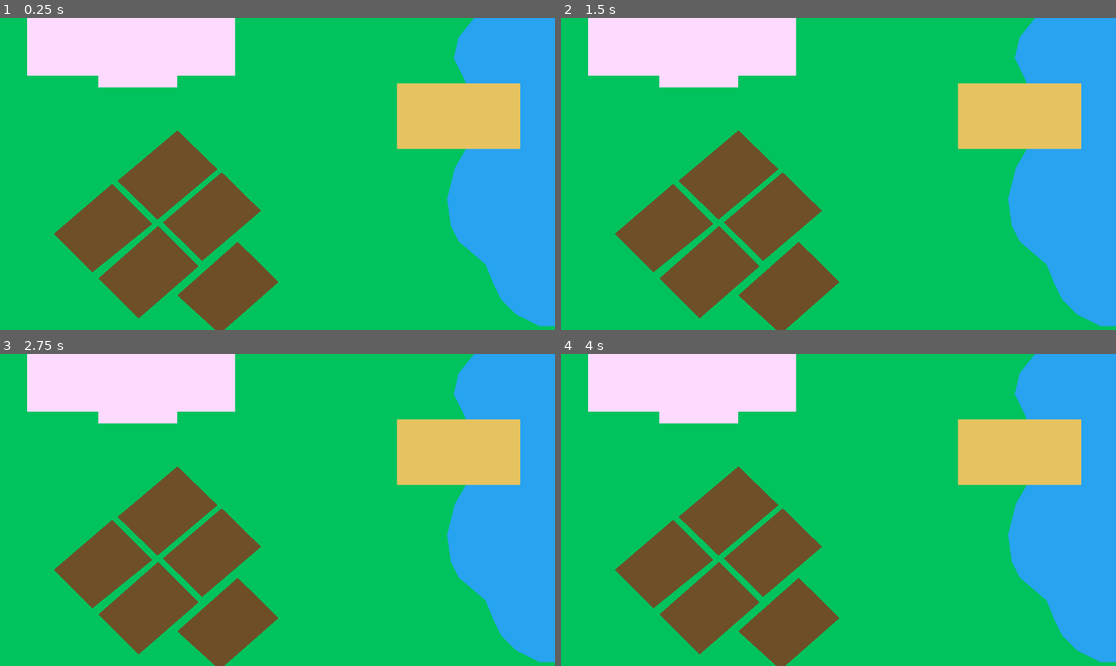
Above: before the commit, frames 1-4 (two rows, left to right).
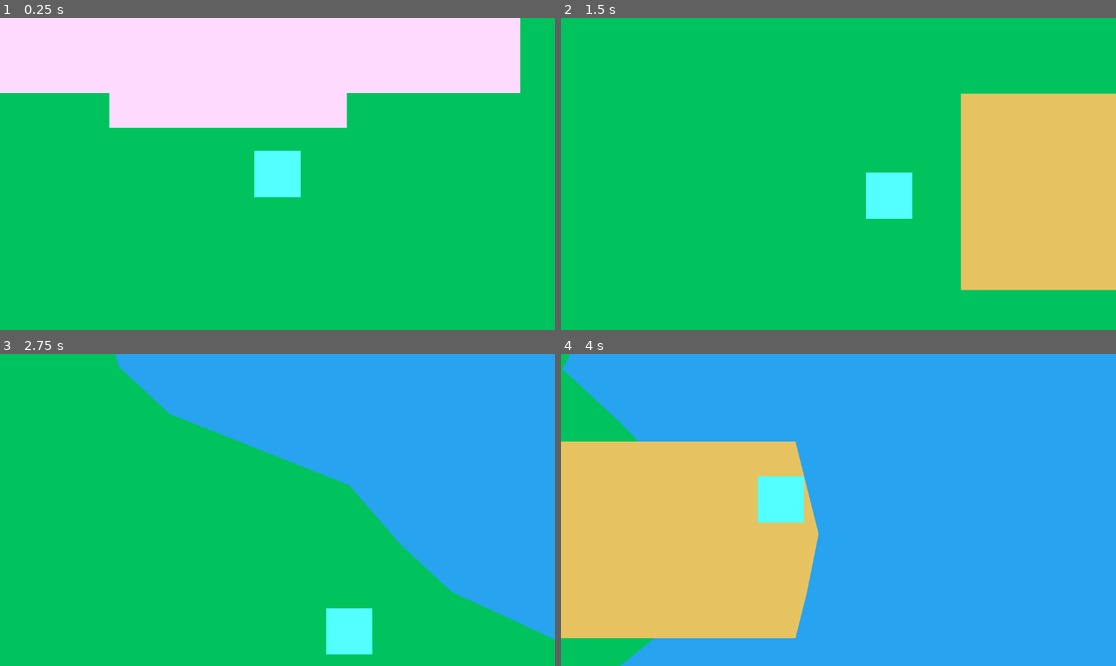
Above: after the commit, the same moments.

Repository: 127333hwy/ONYX-studio
Game: Godot game, scene res://backyard.tscn
The game is run twice, just before and just after one commit, with the same random seed, the same clock (stepped at 60 frames per second) and the same inputs. The project has no main scene, so this scene is started directly.
Inputs:
- Up to frame 1 (0.25 s): no input
- Up to frame 2 (1.5 s): tap Enter at 0.5 s; hold Right (move_right) 0.53-1.28 s; tap E (interact) at 0.6, 1.35 s; hold Down (move_down) from 1.28 s (still down)
- Up to frame 3 (2.75 s): release Down (move_down) at 2.03 s; hold Right (move_right) from 2.03 s (still down); tap E (interact) at 2.1 s
- Up to frame 4 (4 s): release Right (move_right) at 2.78 s; hold W (move_up) 2.78-3.53 s; tap E (interact) at 2.85, 3.6 s; hold Left (move_left) from 3.53 s (still down)

The runs differ from the first frame. In frame 1, 49% of the frame differs, in the area x 0-100%, y 0-100%; in frame 2, 41%; in frame 3, 45%; in frame 4, 84%.

Commit message:
Working on backyard

Diff:
--- /dev/null
+++ b/area_2d 2.gd
@@ -0,0 +1,8 @@
+extends Area2D
+
+@export_file("*.tscn") var prototype_scene: String
+
+func _on_body_entered(body) -> void:
+	print("Entered:",body.name)
+	if body is CharacterBody2D:
+		get_tree().change_scene_to_file("res://prototype.tscn")
--- a/backyard.tscn
+++ b/backyard.tscn
@@ -1,58 +1,133 @@
-[gd_scene format=3 uid="uid://dksw63ymgd5gd"]
+[gd_scene load_steps=6 format=3 uid="uid://dksw63ymgd5gd"]
+
+[ext_resource type="PackedScene" uid="uid://qex813hye4h5" path="res://player.tscn" id="1_apbot"]
+[ext_resource type="Script" path="res://area_2d 2.gd" id="1_e6qmv"]
+
+[sub_resource type="RectangleShape2D" id="RectangleShape2D_w8oy4"]
+size = Vector2(125.408, 25.4285)
+
+[sub_resource type="RectangleShape2D" id="RectangleShape2D_t8xls"]
+size = Vector2(128, 120)
+
+[sub_resource type="RectangleShape2D" id="RectangleShape2D_43wym"]
+size = Vector2(28, 1320)
 
 [node name="Backyard" type="Node2D"]
 
 [node name="Grass" type="Polygon2D" parent="."]
-scale = Vector2(1, 1.03704)
+position = Vector2(-16, -48)
+scale = Vector2(1.23611, 1.11111)
 color = Color(1.06369e-05, 0.766658, 0.367292, 1)
 polygon = PackedVector2Array(0, 0, 1152, 0, 1152, 648, 0, 648)
 
 [node name="Lake" type="Polygon2D" parent="."]
-position = Vector2(-1296, 8)
-scale = Vector2(2.125, 1.54902)
+position = Vector2(-3996.61, 8.2)
+scale = Vector2(4.7054, 1.58775)
 color = Color(0.155834, 0.642, 0.945041, 1)
 polygon = PackedVector2Array(1072.94, -5.16456, 1057.88, 20.6582, 1053.13, 48.9295, 1061.65, 72.3038, 1076.71, 118.785, …(220 unchanged characters)…
 
 [node name="Polygon2D2" type="Polygon2D" parent="."]
-position = Vector2(24.0001, -8)
-scale = Vector2(1, 1.03704)
+position = Vector2(-101, -8)
+scale = Vector2(1.15625, 1.03704)
 color = Color(0.903125, 0.765545, 0.376936, 1)
-polygon = PackedVector2Array(800, 162, 800, 270, 1056, 270, 1056, 138.857, 800, 138.857)
-
-[node name="Land" type="Node" parent="."]
-
-[node name="Polygon2D3" type="Polygon2D" parent="Land"]
-position = Vector2(232, 128)
-scale = Vector2(1.0192, 1.00189)
-color = Color(0.435294, 0.309804, 0.156863, 1)
-polygon = PackedVector2Array(104, 296, 184, 376, 304, 272, 224, 192)
-
-[node name="Polygon2D4" type="Polygon2D" parent="Land"]
-position = Vector2(0, 144)
-scale = Vector2(1.04, 1.04348)
-color = Color(0.435294, 0.309804, 0.156863, 1)
-polygon = PackedVector2Array(107.692, 291.333, 184.615, 368, 304, 272, 224, 192)
-
-[node name="Polygon2D5" type="Polygon2D" parent="Land"]
-position = Vector2(136, 40)
-scale = Vector2(1.03757, 1.00764)
-color = Color(0.435294, 0.309804, 0.156863, 1)
-polygon = PackedVector2Array(104, 296, 184, 376, 304, 272, 224, 192)
-
-[node name="Polygon2D6" type="Polygon2D" parent="Land"]
-position = Vector2(96, 232)
-scale = Vector2(1.04, 1.04348)
-color = Color(0.435294, 0.309804, 0.156863, 1)
-polygon = PackedVector2Array(104, 296, 184, 376, 304, 272, 223.077, 191.667)
-
-[node name="Polygon2D7" type="Polygon2D" parent="Land"]
-position = Vector2(256, 264)
-scale = Vector2(1.05997, 1.04545)
-color = Color(0.434912, 0.308465, 0.155272, 1)
-polygon = PackedVector2Array(105.664, 298.436, 188.685, 374.958, 304, 272, 224, 192)
+polygon = PackedVector2Array(800, 162, 800, 270, 1056, 270, 1062.92, 239.142, 1069.84, 200.571, 1062.63, 168.431, 1056, 138.857, 800, 138.857)
 
 [node name="Resturant" type="Polygon2D" parent="."]
 position = Vector2(-17.7561, 0)
 scale = Vector2(1.31707, 1.03704)
 color = Color(1, 0.854902, 1, 1)
 polygon = PackedVector2Array(56, 15.4286, 56, 115.714, 168, 115.714, 168, 138.857, 292.889, 138.857, 292.889, 115.714, 384, 115.714, 384, 0, 56, 0, 56, 7.71429)
+
+[node name="Area2D" type="Area2D" parent="Resturant"]
+script = ExtResource("1_e6qmv")
+
+[node name="CollisionShape2D" type="CollisionShape2D" parent="Resturant/Area2D"]
+position = Vector2(230.186, 126.142)
+scale = Vector2(1, 1)
+shape = SubResource("RectangleShape2D_w8oy4")
+
+[node name="CharacterBody2D" parent="." instance=ExtResource("1_apbot")]
+z_index = 1
+position = Vector2(-312, -160)
+
+[node name="Land" type="Node" parent="."]
+
+[node name="Polygon2D" type="Polygon2D" parent="Land"]
+position = Vector2(-48, -64)
+color = Color(0.639381, 0.633007, 7.70092e-07, 1)
+polygon = PackedVector2Array(128, 384, 128, 512, 256, 512, 256, 384)
+
+[node name="Polygon2D2" type="Polygon2D" parent="Land"]
+position = Vector2(80, -64)
+scale = Vector2(1.0625, 1)
+color = Color(0.639381, 0.633007, 7.70092e-07, 1)
+polygon = PackedVector2Array(128, 384, 128, 512, 256, 512, 256, 384)
+
+[node name="Polygon2D5" type="Polygon2D" parent="Land"]
+position = Vector2(232, -64)
+color = Color(0.639381, 0.633007, 7.70092e-07, 1)
+polygon = PackedVector2Array(128, 384, 128, 512, 256, 512, 256, 384)
+
+[node name="Polygon2D6" type="Polygon2D" parent="Land"]
+position = Vector2(232, 72)
+color = Color(0.639381, 0.633007, 7.70092e-07, 1)
+polygon = PackedVector2Array(128, 384, 128, 512, 256, 512, 256, 384)
+
+[node name="Polygon2D3" type="Polygon2D" parent="Land"]
+position = Vector2(-48, 72)
+color = Color(0.639381, 0.633007, 7.70092e-07, 1)
+polygon = PackedVector2Array(128, 384, 128, 512, 256, 512, 256, 384)
+
+[node name="Polygon2D4" type="Polygon2D" parent="Land"]
+position = Vector2(80, 72)
+scale = Vector2(1.0625, 1)
+color = Color(0.639381, 0.633007, 7.70092e-07, 1)
+polygon = PackedVector2Array(128, 384, 128, 512, 256, 512, 256, 384)
+
+[node name="StaticBody2D" type="StaticBody2D" parent="Land"]
+
+[node name="CollisionShape2D" type="CollisionShape2D" parent="Land/StaticBody2D"]
+position = Vector2(144, 384)
+shape = SubResource("RectangleShape2D_t8xls")
+
+[node name="CollisionShape2D6" type="CollisionShape2D" parent="Land/StaticBody2D"]
+position = Vector2(424, 520)
+shape = SubResource("RectangleShape2D_t8xls")
+
+[node name="CollisionShape2D5" type="CollisionShape2D" parent="Land/StaticBody2D"]
+position = Vector2(281.75, 520)
+shape = SubResource("RectangleShape2D_t8xls")
+
+[node name="CollisionShape2D4" type="CollisionShape2D" parent="Land/StaticBody2D"]
+position = Vector2(144, 520)
+shape = SubResource("RectangleShape2D_t8xls")
+
+[node name="CollisionShape2D3" type="CollisionShape2D" parent="Land/StaticBody2D"]
+position = Vector2(424, 388)
+shape = SubResource("RectangleShape2D_t8xls")
+
+[node name="CollisionShape2D2" type="CollisionShape2D" parent="Land/StaticBody2D"]
+position = Vector2(284, 384)
+shape = SubResource("RectangleShape2D_t8xls")
+
+[node name="WorldBoundaries" type="StaticBody2D" parent="."]
+
+[node name="CollisionShape2D" type="CollisionShape2D" parent="WorldBoundaries"]
+position = Vector2(-16, 344)
+shape = SubResource("RectangleShape2D_43wym")
+
+[node name="CollisionShape2D3" type="CollisionShape2D" parent="WorldBoundaries"]
+position = Vector2(1312, 344)
+shape = SubResource("RectangleShape2D_43wym")
+
+[node name="CollisionShape2D2" type="CollisionShape2D" parent="WorldBoundaries"]
+position = Vector2(648, 664)
+rotation = -1.57063
+shape = SubResource("RectangleShape2D_43wym")
+
+[node name="CollisionShape2D4" type="CollisionShape2D" parent="WorldBoundaries"]
+position = Vector2(652, -14.0007)
+rotation = -1.57063
+shape = SubResource("RectangleShape2D_43wym")
+
+[connection signal="body_entered" from="Resturant/Area2D" to="Resturant/Area2D" method="_on_body_entered"]
--- a/player.tscn
+++ b/player.tscn
@@ -23,9 +23,14 @@
 position = Vector2(608, 336)
 
 [node name="Camera2D" type="Camera2D" parent="."]
-position = Vector2(632, 344)
+position = Vector2(632, 336)
 zoom = Vector2(3, 3)
 limit_left = 0
 limit_top = 0
 limit_right = 1400
 limit_bottom = 650
+limit_smoothed = true
+position_smoothing_enabled = true
+position_smoothing_speed = 10.0
+rotation_smoothing_enabled = true
+rotation_smoothing_speed = 10.0
--- a/project.godot
+++ b/project.godot
@@ -15,7 +15,7 @@
 [application]
 
 config/name="ONYX Project"
-config/features=PackedStringArray("4.6", "Forward Plus")
+config/features=PackedStringArray("4.3", "Forward Plus")
 config/icon="res://icon.svg"
 
 [input]
--- a/prototype.tscn
+++ b/prototype.tscn
@@ -81,86 +81,79 @@
 [node name="Tables" type="Node" parent="."]
 
 [node name="Polygon2D5" type="Polygon2D" parent="Tables"]
-position = Vector2(969.312, 56.2384)
+position = Vector2(953.312, 209.839)
 rotation = 1.56819
 scale = Vector2(0.247517, 1.60898)
 color = Color(0.917265, 0.685786, 0.741524, 1)
 polygon = PackedVector2Array(96, 0, 96, 80, 318.956, 80, 547.233, 80.4076, 547.581, 0.854095)
 
-[node name="CollisionPolygon2D" type="CollisionPolygon2D" parent="Tables/Polygon2D5"]
-position = Vector2(-203.192, 546.851)
-rotation = -1.55386
-scale = Vector2(0.621599, 4.04011)
-skew = -0.0165401
-polygon = PackedVector2Array(752, 72, 880, 72, 880, 184, 752, 184)
-
 [node name="Polygon2D6" type="Polygon2D" parent="Tables"]
-position = Vector2(1209.31, 56.2384)
+position = Vector2(1161.31, 208.238)
 rotation = 1.56819
 scale = Vector2(0.247517, 1.60898)
 color = Color(0.917647, 0.686275, 0.741176, 1)
 polygon = PackedVector2Array(96, 0, 96, 80, 318.956, 80, 547.233, 80.4076, 547.581, 0.854095)
 
-[node name="CollisionPolygon2D2" type="CollisionPolygon2D" parent="Tables/Polygon2D6"]
-position = Vector2(-203.192, 546.851)
-rotation = -1.55386
-scale = Vector2(0.621599, 4.04011)
-skew = -0.0165401
-polygon = PackedVector2Array(752, 72, 880, 72, 880, 184, 752, 184)
-
 [node name="Polygon2D7" type="Polygon2D" parent="Tables"]
-position = Vector2(969.312, 304)
+position = Vector2(953.312, 385.839)
 rotation = 1.56819
 scale = Vector2(0.247517, 1.60898)
 color = Color(0.917647, 0.686275, 0.741176, 1)
 polygon = PackedVector2Array(96, 0, 96, 80, 318.956, 80, 547.233, 80.4076, 547.581, 0.854095)
 
-[node name="CollisionPolygon2D3" type="CollisionPolygon2D" parent="Tables/Polygon2D7"]
-position = Vector2(-203.192, 546.851)
-rotation = -1.55386
-scale = Vector2(0.621599, 4.04011)
-skew = -0.0165401
-polygon = PackedVector2Array(752, 72, 880, 72, 880, 184, 752, 184)
-
 [node name="Polygon2D8" type="Polygon2D" parent="Tables"]
-position = Vector2(1209.31, 304)
+position = Vector2(1161.31, 384.238)
 rotation = 1.56819
 scale = Vector2(0.247517, 1.60898)
 color = Color(0.917647, 0.686275, 0.741176, 1)
 polygon = PackedVector2Array(96, 0, 96, 80, 318.956, 80, 547.233, 80.4076, 547.581, 0.854095)
 
+[node name="Polygon2D" type="Polygon2D" parent="Tables"]
+position = Vector2(283.545, 0)
+scale = Vector2(0.797468, 1.18182)
+polygon = PackedVector2Array(768, 8, 768, 88, 1081.3, 88, 1400, 88, 1400, 40, 1400, 0, 768, 0)
+
+[node name="Polygon2D2" type="Polygon2D" parent="Tables"]
+position = Vector2(1296.5, 1032.23)
+rotation = 4.71239
+scale = Vector2(0.732857, 1.19799)
+polygon = PackedVector2Array(768, 8, 768, 88, 1081.3, 88, 1408.5, 86.2756, 1406.03, 43.1378, 1408.5, 0, 768, 0)
+
 [node name="StaticBody2D" type="StaticBody2D" parent="Tables"]
-position = Vector2(1208, 304)
+position = Vector2(1160, 366.399)
 rotation = 1.56819
 scale = Vector2(0.247517, 1.60898)
 
 [node name="CollisionPolygon2D8" type="CollisionPolygon2D" parent="Tables/StaticBody2D"]
-position = Vector2(-205.719, 696.013)
+position = Vector2(-134.273, 676.154)
 rotation = -1.55386
 scale = Vector2(0.621599, 4.04011)
 skew = -0.0165401
 polygon = PackedVector2Array(752, 72, 880, 72, 880, 184, 752, 184)
 
 [node name="CollisionPolygon2D9" type="CollisionPolygon2D" parent="Tables/StaticBody2D"]
-position = Vector2(-203.192, 546.851)
+position = Vector2(-132.083, 546.881)
 rotation = -1.55386
 scale = Vector2(0.621599, 4.04011)
 skew = -0.0165401
 polygon = PackedVector2Array(752, 72, 880, 72, 880, 184, 752, 184)
 
 [node name="CollisionPolygon2D6" type="CollisionPolygon2D" parent="Tables/StaticBody2D"]
-position = Vector2(-1207.67, 695.611)
+position = Vector2(-845.333, 675.869)
 rotation = -1.55386
 scale = Vector2(0.621599, 4.04011)
 skew = -0.0165401
 polygon = PackedVector2Array(752, 72, 880, 72, 880, 184, 752, 184)
 
 [node name="CollisionPolygon2D7" type="CollisionPolygon2D" parent="Tables/StaticBody2D"]
-position = Vector2(-1205.14, 546.449)
-rotation = -1.55386
-scale = Vector2(0.621599, 4.04011)
-skew = -0.0165401
-polygon = PackedVector2Array(752, 72, 880, 72, 880, 184, 752, 184)
+position = Vector2(-843.143, 546.594)
+rotation = -1.55386
+scale = Vector2(0.621599, 4.04011)
+skew = -0.0165401
+polygon = PackedVector2Array(752, 72, 880, 72, 880, 184, 752, 184)
+
+[node name="CollisionPolygon2D" type="CollisionPolygon2D" parent="Tables/StaticBody2D"]
+polygon = PackedVector2Array(-1483.07, 163.486, -1062.9, 163.655, -1058.69, -84.9491, 428.071, -84.353, 429.166, -148.99, -1477.77, -149.755)
 
 [node name="Worldboundries" parent="." instance=ExtResource("2_8ftn4")]
 
Not shown: 1 places in prototype.tscn that only renumber resources
